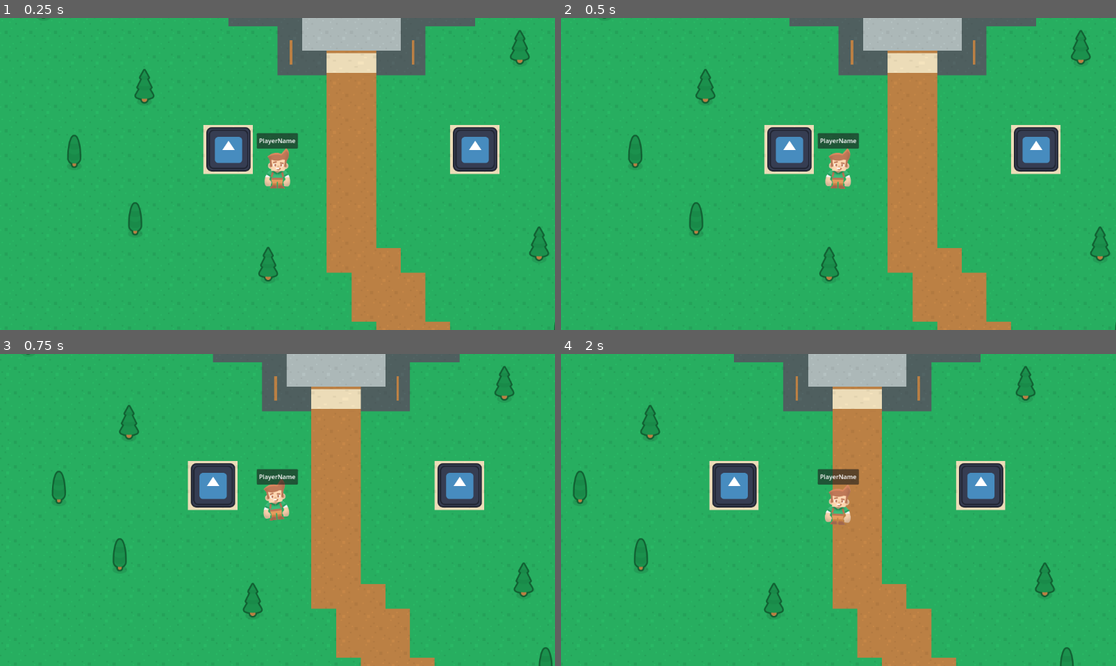
Above: before the commit, frames 1-4 (two rows, left to right).
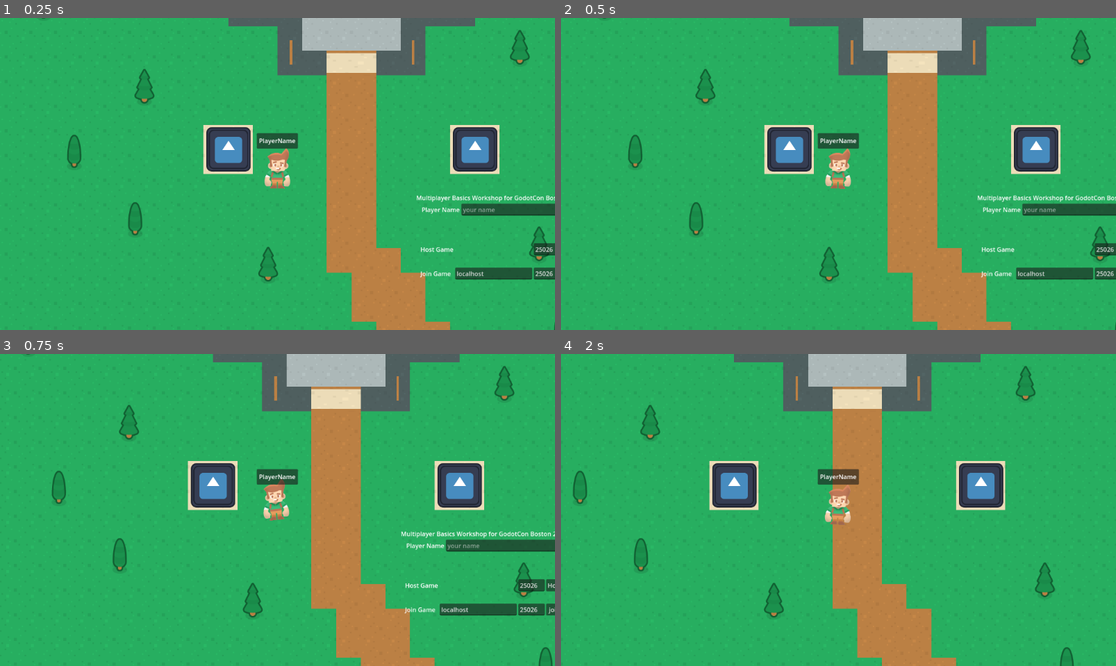
Above: after the commit, the same moments.

Repository: Travh98/MultiplayerBasicsWorkshopGodotCon2025
Game: Godot game, scene res://components/game_tree.tscn
Two runs of this game, one before a commit and one after it. Both use one fixed random seed, a clock stepped at 60 frames per second and the inputs below. The engine's default icon, where the game draws it, is replaced by a stand-in: a white triangle on a blue panel in a dark square.
Inputs (mouse positions are in pixels of both pictures, inside the frame that each line leads up to):
- Up to frame 1 (0.25 s): no input
- Up to frame 2 (0.5 s): no input
- Up to frame 3 (0.75 s): hold D (move_right) from 0.53 s (still down)
- Up to frame 4 (2 s): release D (move_right) at 1.25 s; click (1077, 584) at 1.25 s, where only the run after the commit has a clickable "Host"

The runs differ from the first frame. In frame 1, 2.0% of the frame differs, in the area x 75-100%, y 56-84%; in frame 2, 2.0%; in frame 3, 2.3%, in the area x 72-100%, y 56-84%; in frame 4, nothing differs.

Commit message:
Add start connect menu

Diff:
--- a/components/game_tree.tscn
+++ b/components/game_tree.tscn
@@ -1,7 +1,9 @@
-[gd_scene load_steps=3 format=3 uid="uid://xhma3wlrqehr"]
+[gd_scene load_steps=5 format=3 uid="uid://xhma3wlrqehr"]
 
 [ext_resource type="PackedScene" uid="uid://bbt71rqh7m6g5" path="res://levels/castle_level.tscn" id="1_q3u5y"]
 [ext_resource type="PackedScene" uid="uid://01tmnbmsfsnf" path="res://entities/player.tscn" id="2_ooffa"]
+[ext_resource type="Script" uid="uid://bxmh3qxko2oq8" path="res://ui/gui_mgr.gd" id="3_t4jwi"]
+[ext_resource type="PackedScene" uid="uid://cnc7h6xdn8j2b" path="res://ui/start_connect_menu.tscn" id="4_d04qd"]
 
 [node name="GameTree" type="Node"]
 
@@ -12,3 +14,8 @@
 [node name="PlayersMgr" type="Node" parent="."]
 
 [node name="Player" parent="PlayersMgr" instance=ExtResource("2_ooffa")]
+
+[node name="GuiMgr" type="Node" parent="."]
+script = ExtResource("3_t4jwi")
+
+[node name="StartConnectMenu" parent="GuiMgr" instance=ExtResource("4_d04qd")]
--- /dev/null
+++ b/components/globals/client_globals.gd
@@ -0,0 +1,11 @@
+extends Node
+
+## Client Globals
+## Contains global data for this client
+
+### Emitted when a new ping is calculated
+#@warning_ignore("unused_signal")
+#signal ping_calculated
+
+## This client's username
+var client_name: String
--- a/project.godot
+++ b/project.godot
@@ -18,6 +18,7 @@
 [autoload]
 
 TileInstancesGlobal="*res://addons/tile-instances/tile_instances_global.gd"
+ClientGlobals="*res://components/globals/client_globals.gd"
 
 [editor_plugins]
 
--- /dev/null
+++ b/ui/gui_mgr.gd
@@ -0,0 +1,24 @@
+class_name GuiMgr
+extends Node
+
+## Emitted when the GUI wants to host a game
+signal gui_host_game(port: int)
+## Emitted when the GUI wants to join a game
+signal gui_join_game(ip: String, port: int)
+
+@onready var start_connect_menu: StartConnectMenu = $StartConnectMenu
+
+
+func _ready():
+	start_connect_menu.start_host_server.connect(on_start_menu_host_game)
+	start_connect_menu.start_join_server.connect(on_start_menu_join_game)
+
+
+func on_start_menu_host_game(port: int):
+	gui_host_game.emit(port)
+	start_connect_menu.visible = false
+
+
+func on_start_menu_join_game(ip: String, port: int):
+	gui_join_game.emit(ip, port)
+	start_connect_menu.visible = false
--- /dev/null
+++ b/ui/ping_counter.gd
@@ -0,0 +1,25 @@
+extends HBoxContainer
+
+## Displays Ping
+
+@onready var ping_label: Label = $PingLabel
+
+func _ready():
+	ClientGlobals.ping_calculated.connect(on_ping_update)
+
+	if is_multiplayer_authority():
+		ping_label.text = "[host]"
+
+	pass
+
+
+func on_ping_update(p: float):
+	ping_label.text = str(p).pad_decimals(0)
+	if p < 20:
+		ping_label.modulate = Color.WHITE
+	elif p < 50:
+		ping_label.modulate = Color.YELLOW
+	elif p < 100:
+		ping_label.modulate = Color.ORANGE
+	else:
+		ping_label.modulate = Color.RED
--- /dev/null
+++ b/ui/ping_counter.tscn
@@ -0,0 +1,15 @@
+[gd_scene load_steps=2 format=3 uid="uid://dpd0nuph6m5gd"]
+
+[ext_resource type="Script" path="res://ui/ping_counter.gd" id="1_pb6n0"]
+
+[node name="PingCounter" type="HBoxContainer"]
+alignment = 2
+script = ExtResource("1_pb6n0")
+
+[node name="PingLabel" type="Label" parent="."]
+layout_mode = 2
+text = "[ping]"
+
+[node name="Label" type="Label" parent="."]
+layout_mode = 2
+text = "ms ping"
--- /dev/null
+++ b/ui/start_connect_menu.gd
@@ -0,0 +1,38 @@
+class_name StartConnectMenu
+extends Control
+
+
+
+signal start_join_server(ip: String, port: int)
+signal start_host_server(port: int)
+
+@onready var player_name_edit: LineEdit = $MarginContainer/VBoxContainer/HBoxContainer2/PlayerNameEdit
+@onready var host_port: LineEdit = $MarginContainer/VBoxContainer/HBoxContainer/GridContainer/HostPort
+@onready var host_button: Button = $MarginContainer/VBoxContainer/HBoxContainer/GridContainer/HostButton
+@onready var join_ip: LineEdit = $MarginContainer/VBoxContainer/HBoxContainer/GridContainer/JoinIp
+@onready var join_port: LineEdit = $MarginContainer/VBoxContainer/HBoxContainer/GridContainer/JoinPort
+@onready var join_button: Button = $MarginContainer/VBoxContainer/HBoxContainer/GridContainer/JoinButton
+
+
+func _ready():
+	host_button.pressed.connect(on_host_server)
+	join_button.pressed.connect(on_join_server)
+
+
+func on_host_server():
+	set_player_name()
+	start_host_server.emit(host_port.text.to_int())
+	pass
+
+
+func on_join_server():
+	set_player_name()
+	start_join_server.emit(join_ip.text, join_port.text.to_int())
+	pass
+
+
+func set_player_name():
+	if player_name_edit.text.is_empty():
+		ClientGlobals.client_name = "silly" + str(randi_range(0, 10))
+	else:
+		ClientGlobals.client_name = player_name_edit.text
--- /dev/null
+++ b/ui/start_connect_menu.tscn
@@ -0,0 +1,94 @@
+[gd_scene load_steps=2 format=3 uid="uid://cnc7h6xdn8j2b"]
+
+[ext_resource type="Script" uid="uid://belcho33sfd5r" path="res://ui/start_connect_menu.gd" id="1_3om0k"]
+
+[node name="StartConnectMenu" type="Control"]
+layout_mode = 3
+anchors_preset = 15
+anchor_right = 1.0
+anchor_bottom = 1.0
+grow_horizontal = 2
+grow_vertical = 2
+script = ExtResource("1_3om0k")
+
+[node name="MarginContainer" type="MarginContainer" parent="."]
+layout_mode = 1
+anchors_preset = 15
+anchor_right = 1.0
+anchor_bottom = 1.0
+grow_horizontal = 2
+grow_vertical = 2
+theme_override_constants/margin_left = 50
+theme_override_constants/margin_top = 50
+theme_override_constants/margin_right = 50
+theme_override_constants/margin_bottom = 50
+
+[node name="VBoxContainer" type="VBoxContainer" parent="MarginContainer"]
+layout_mode = 2
+
+[node name="Label" type="Label" parent="MarginContainer/VBoxContainer"]
+layout_mode = 2
+text = "Multiplayer Basics Workshop for GodotCon Boston 2025"
+horizontal_alignment = 1
+
+[node name="HBoxContainer2" type="HBoxContainer" parent="MarginContainer/VBoxContainer"]
+layout_mode = 2
+alignment = 1
+
+[node name="Label" type="Label" parent="MarginContainer/VBoxContainer/HBoxContainer2"]
+layout_mode = 2
+text = "Player Name"
+
+[node name="PlayerNameEdit" type="LineEdit" parent="MarginContainer/VBoxContainer/HBoxContainer2"]
+custom_minimum_size = Vector2(300, 0)
+layout_mode = 2
+placeholder_text = "your name"
+
+[node name="VSeparator" type="VSeparator" parent="MarginContainer/VBoxContainer"]
+modulate = Color(1, 1, 1, 0)
+custom_minimum_size = Vector2(0, 64)
+layout_mode = 2
+
+[node name="HBoxContainer" type="HBoxContainer" parent="MarginContainer/VBoxContainer"]
+layout_mode = 2
+alignment = 1
+
+[node name="GridContainer" type="GridContainer" parent="MarginContainer/VBoxContainer/HBoxContainer"]
+layout_mode = 2
+theme_override_constants/v_separation = 32
+columns = 4
+
+[node name="Label" type="Label" parent="MarginContainer/VBoxContainer/HBoxContainer/GridContainer"]
+layout_mode = 2
+text = "Host Game"
+
+[node name="seperator" type="Label" parent="MarginContainer/VBoxContainer/HBoxContainer/GridContainer"]
+layout_mode = 2
+
+[node name="HostPort" type="LineEdit" parent="MarginContainer/VBoxContainer/HBoxContainer/GridContainer"]
+layout_mode = 2
+text = "25026"
+placeholder_text = "PORT"
+
+[node name="HostButton" type="Button" parent="MarginContainer/VBoxContainer/HBoxContainer/GridContainer"]
+layout_mode = 2
+text = "Host"
+
+[node name="Label2" type="Label" parent="MarginContainer/VBoxContainer/HBoxContainer/GridContainer"]
+layout_mode = 2
+text = "Join Game"
+
+[node name="JoinIp" type="LineEdit" parent="MarginContainer/VBoxContainer/HBoxContainer/GridContainer"]
+custom_minimum_size = Vector2(200, 0)
+layout_mode = 2
+text = "localhost"
+placeholder_text = "ip"
+
+[node name="JoinPort" type="LineEdit" parent="MarginContainer/VBoxContainer/HBoxContainer/GridContainer"]
+layout_mode = 2
+text = "25026"
+placeholder_text = "PORT"
+
+[node name="JoinButton" type="Button" parent="MarginContainer/VBoxContainer/HBoxContainer/GridContainer"]
+layout_mode = 2
+text = "join"
Not shown, added: components/globals/client_globals.gd.uid
Not shown, added: ui/gui_mgr.gd.uid
Not shown, added: ui/ping_counter.gd.uid
Not shown, added: ui/start_connect_menu.gd.uid
